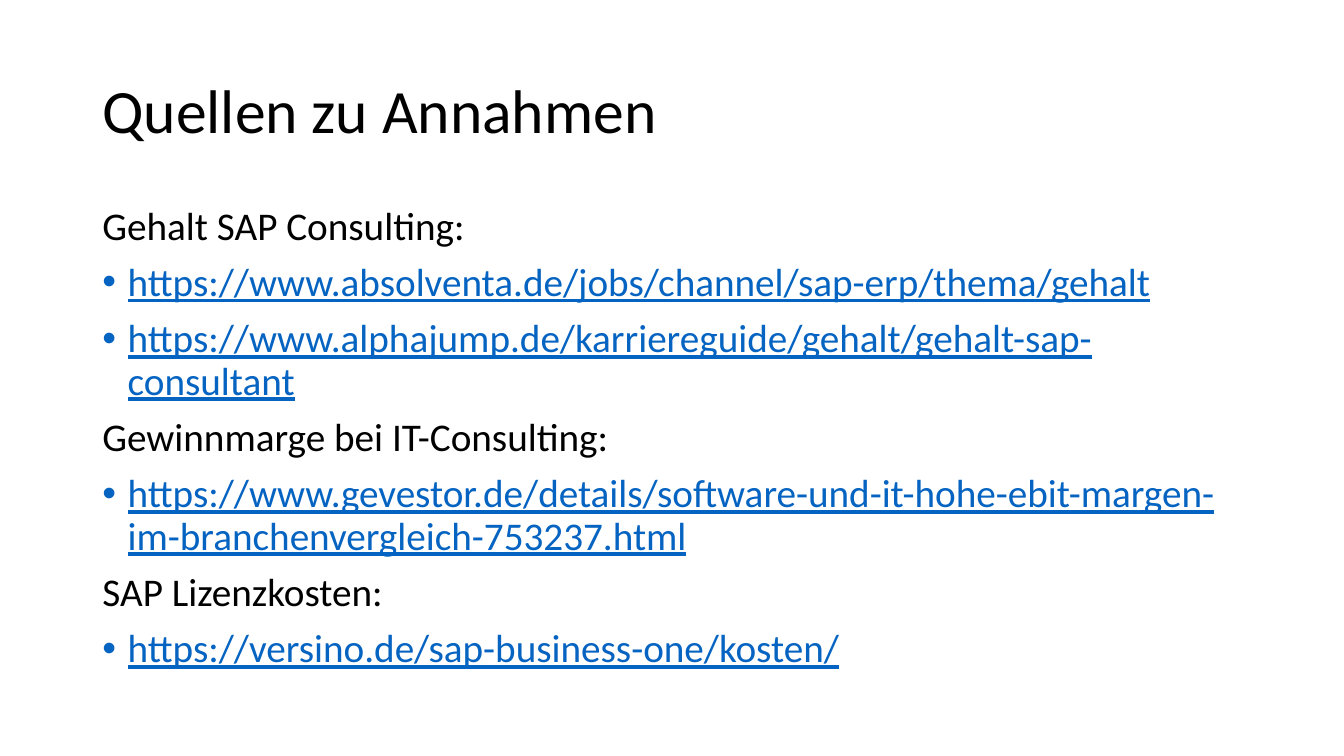
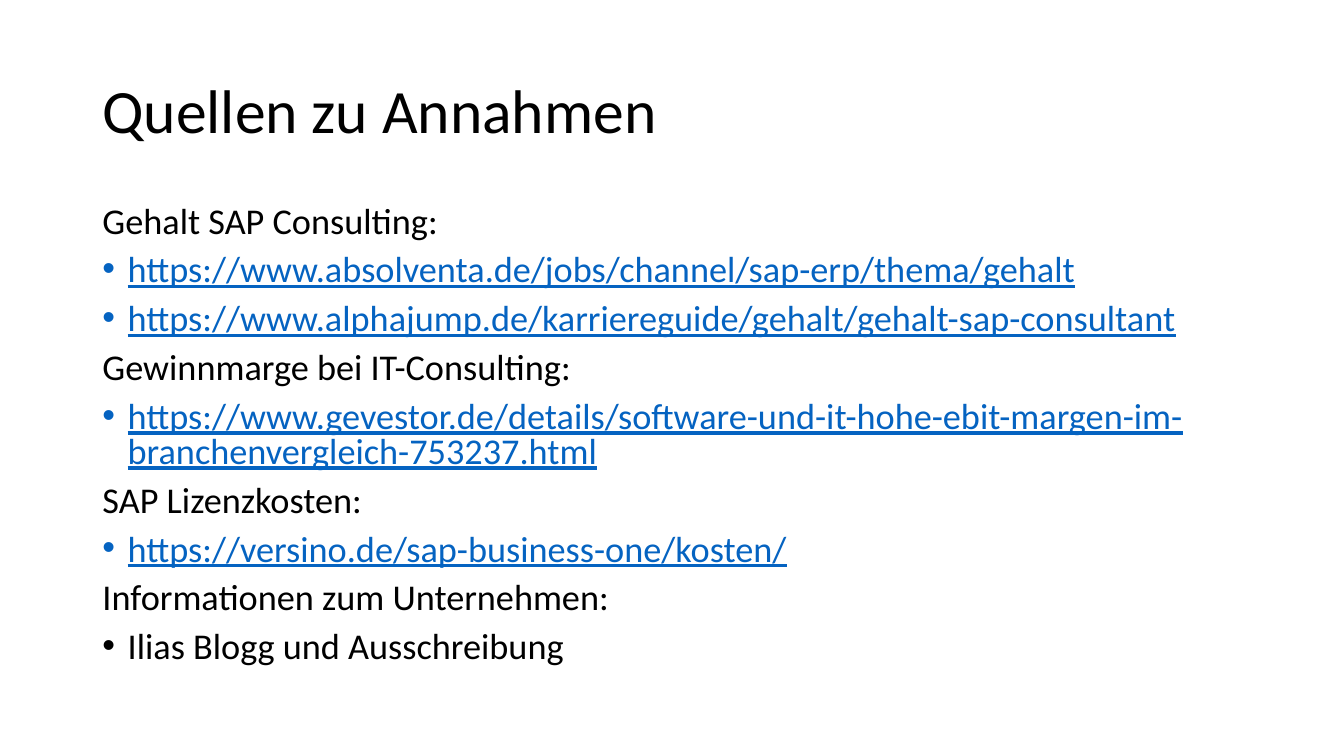
Before and after one commit to albae3333/DigitaleFabrik, a slide deck: slide 13 of Präsentation/Präsentation_Entwurf.pptx. Drawn at 1344x756 pixels with LibreOffice and Linux fonts; fonts in the diff are those of the drawing. Boxes give left, top, right and bottom in pixels: in the first picture for what was removed or moved away, otherwise in the second. Text is boxed around its words. In the diff, an @@ line names an element or a change of style, - is before the commit and + after.

```diff
--- a/Präsentation/Präsentation_Entwurf.pptx
+++ b/Präsentation/Präsentation_Entwurf.pptx
@@ text at <box>102,208,1183,568</box>: size 28 to 25.9 pt in "Gehalt SAP Consulting:", "https://www.absolventa.de/jobs/channel/sap-erp/thema/gehalt", "https://www.alphajump.de/karriereguide/gehalt/gehalt-sap-con ...", "Gewinnmarge bei IT-Consulting:" and 3 more places; line spacing 0.9 to 0.8 @@
@@ text at <box>102,584,609,666</box>: paragraphs added @@
+Informationen zum Unternehmen:
+• Ilias Blogg und Ausschreibung
```
Also in this commit, not shown: 2 other slides changed.
